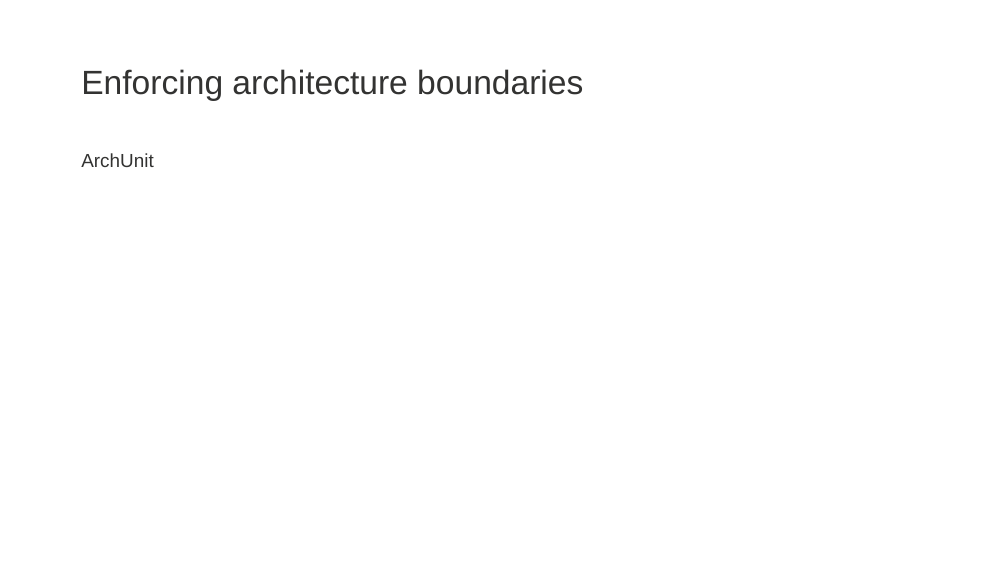
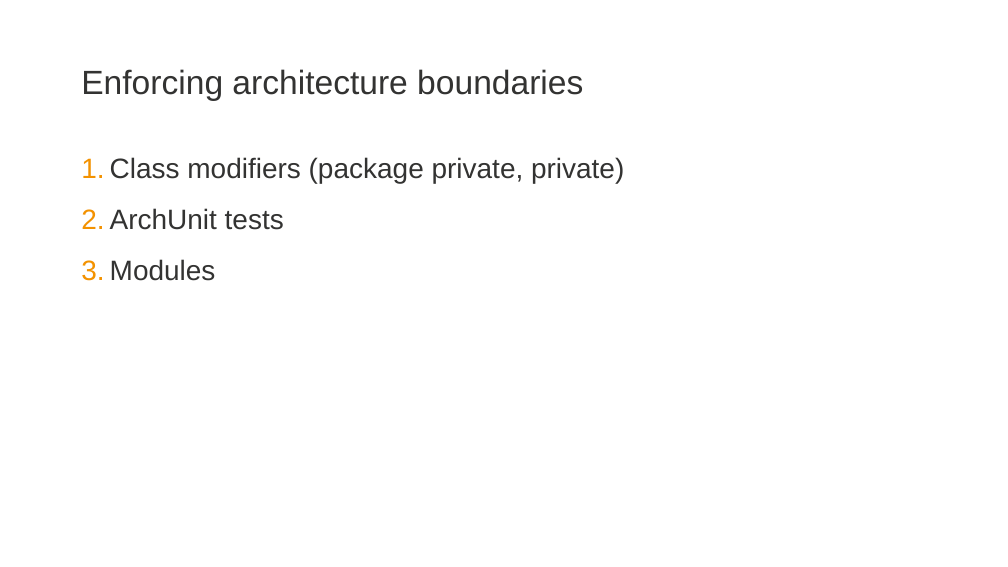
Before and after one commit to zatsepinvl/where-to-put-the-service, a slide deck: slide 25 of Where to put the service.pptm (slide 24 before the commit). Drawn at 1008x567 pixels with LibreOffice and Linux fonts; fonts in the diff are those of the drawing; background and template pictures are left out. Boxes give left, top, right and bottom in pixels: in the first picture for what was removed or moved away, otherwise in the second. Text is boxed around its words. In the diff, an @@ line names an element or a change of style, - is before the commit and + after.

```diff
--- a/Where to put the service.pptm
+++ b/Where to put the service.pptm
@@ text at box(110, 157, 624, 281): text changed; size 27 to 40 pt @@
-ArchUnit
+1. Class modifiers (package private, private)
+2. ArchUnit tests
+3. Modules
```
Also in this commit, not shown: 15 other slides changed, 8 slides added, 3 slides removed, 47 other files.
